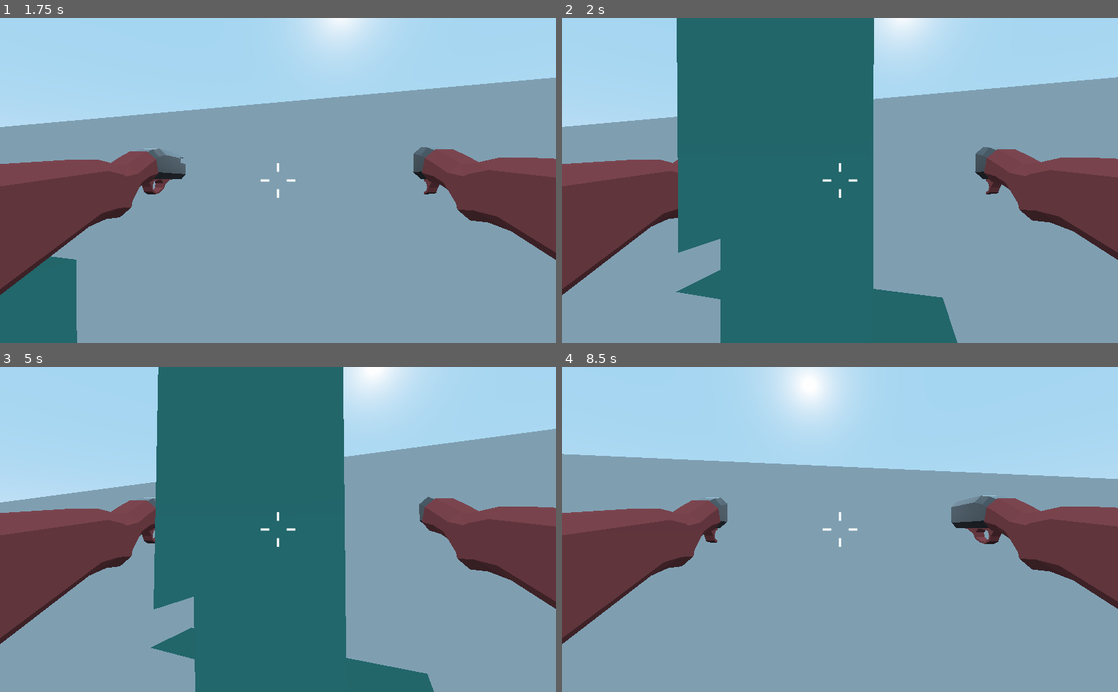
Above: before the commit, frames 1-4 (two rows, left to right).
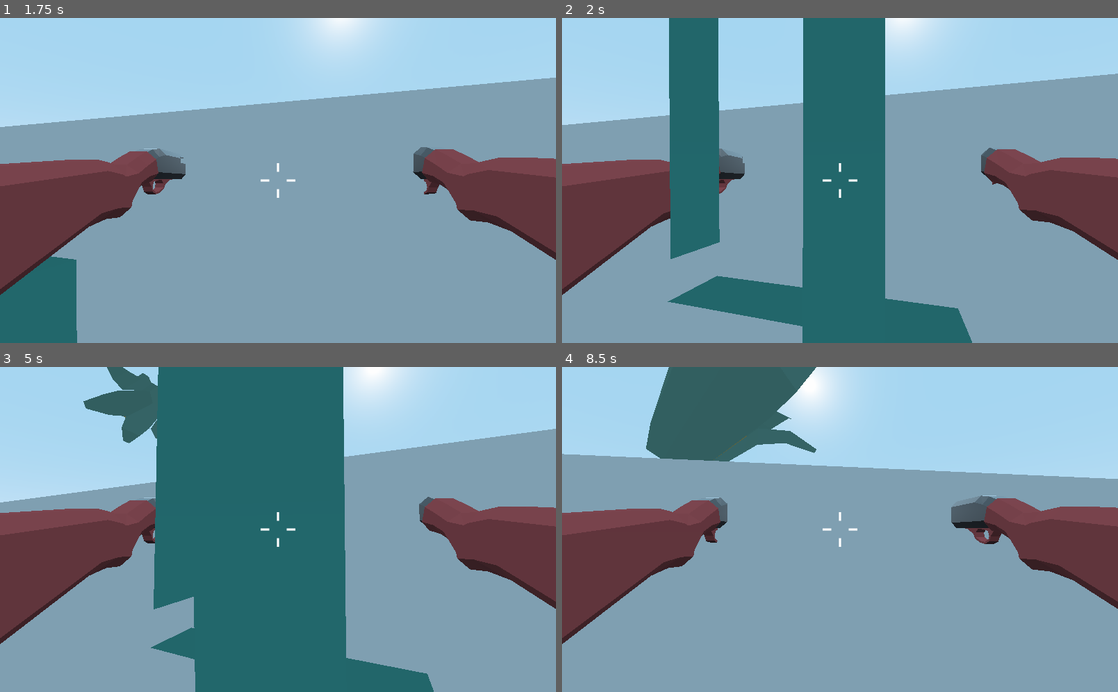
Above: after the commit, the same moments.

Repository: Heino25/Godot_project_2
Game: Godot game, scene res://Level/Level.tscn
Same seed, same stepped clock (60 frames per second), same inputs: the game is played once before the commit and once after it.
Inputs (mouse positions are in pixels of both pictures, inside the frame that each line leads up to):
- Up to frame 1 (1.75 s): move the mouse to (305, 180) at 0.52 s; hold W (forward) from 0.53 s (still down); click (305, 180) at 0.6 s; tap Enter at 1.25 s; move the mouse to (250, 180) at 1.27 s; click (250, 180) at 1.35 s
- Up to frame 2 (2 s): keep holding W (forward)
- Up to frame 3 (5 s): keep holding W (forward); move the mouse to (289, 523) at 2.02 s; click (289, 523) at 2.1 s; tap Space at 2.75 s; move the mouse to (272, 536) at 2.77 s; click (272, 536) at 2.85 s; tap Enter at 3.5 s; move the mouse to (316, 532) at 3.52 s; click (316, 532) at 3.6 s; move the mouse to (233, 526) at 4.27 s; click (233, 526) at 4.35 s
- Up to frame 4 (8.5 s): move the mouse to (845, 529) at 5.02 s; click (845, 529) at 5.1 s; move the mouse to (817, 523) at 5.77 s; release W (forward) at 5.78 s; hold D (right) 5.78-6.53 s; click (817, 523) at 5.85 s; tap Space at 6.5, 8 s; move the mouse to (867, 529) at 6.52 s; hold W (forward) from 6.53 s (still down); click (867, 529) at 6.6 s; tap Enter at 7.25 s; move the mouse to (812, 529) at 7.27 s; click (812, 529) at 7.35 s; move the mouse to (851, 523) at 8.02 s; click (851, 523) at 8.1 s

Frame 1 is identical in both runs. In frame 2, 18% of the frame differs, in the area x 0-100%, y 0-100%; in frame 3, 1.7%; in frame 4, 6.7%.

Commit message:
Vegetables

Diff:
--- /dev/null
+++ b/Level/Level.gd
@@ -0,0 +1,28 @@
+extends Spatial
+
+const VEGETABLE = preload("res://Level/Vegetable.tscn")
+
+func spawn_vegetable(pos,x,y,z):
+	var vegetable = VEGETABLE.instance()
+	var start_pos_name = "Positions/Start" + str(pos)
+	vegetable.add_force(Vector3(x,y,z),Vector3(0.1,0.2,0))
+	get_node(start_pos_name).add_child(vegetable)
+
+func _on_Timer1_timeout():
+	spawn_vegetable(1,0,1000,800)
+
+
+func _on_Timer2_timeout():
+	spawn_vegetable(2,900,1400,50)
+
+
+func _on_Timer3_timeout():
+	spawn_vegetable(3,150,1200,-100)
+
+
+func _on_Timer4_timeout():
+	spawn_vegetable(4,-950,1100,50)
+
+
+func _on_Timer5_timeout():
+	spawn_vegetable(5,600,1200,-100)
--- a/Level/Level.tscn
+++ b/Level/Level.tscn
@@ -7,11 +7,13 @@
 [ext_resource path="res://Trees/Tree4.tscn" type="PackedScene" id=5]
 [ext_resource path="res://VegetableHunter_Assets/World/grass_leafs.glb" type="PackedScene" id=6]
 [ext_resource path="res://Trees/Tree1.tscn" type="PackedScene" id=7]
+[ext_resource path="res://Level/Level.gd" type="Script" id=8]
 
 [sub_resource type="SpatialMaterial" id=1]
 albedo_color = Color( 0.188235, 0.760784, 0.152941, 1 )
 
 [node name="Level" type="Spatial"]
+script = ExtResource( 8 )
 
 [node name="Trees" type="Spatial" parent="."]
 
@@ -150,3 +152,47 @@
 
 [node name="Player" parent="." instance=ExtResource( 3 )]
 transform = Transform( 1, 0, 0, 0, 1, 0, 0, 0, 1, -0.066958, -0.101676, -0.0796179 )
+
+[node name="Timers" type="Node" parent="."]
+
+[node name="Timer1" type="Timer" parent="Timers"]
+autostart = true
+
+[node name="Timer2" type="Timer" parent="Timers"]
+wait_time = 1.2
+autostart = true
+
+[node name="Timer3" type="Timer" parent="Timers"]
+wait_time = 1.6
+autostart = true
+
+[node name="Timer4" type="Timer" parent="Timers"]
+wait_time = 1.5
+autostart = true
+
+[node name="Timer5" type="Timer" parent="Timers"]
+wait_time = 2.0
+autostart = true
+
+[node name="Positions" type="Node" parent="."]
+
+[node name="Start1" type="Position3D" parent="Positions"]
+transform = Transform( 1, 0, 0, 0, 1, 0, 0, 0, 1, 0.243225, 4.98857, -6.57172 )
+
+[node name="Start2" type="Position3D" parent="Positions"]
+transform = Transform( 1, 0, 0, 0, 1, 0, 0, 0, 1, -1.14655, 4.98857, -1.80521 )
+
+[node name="Start3" type="Position3D" parent="Positions"]
+transform = Transform( 1, 0, 0, 0, 1, 0, 0, 0, 1, -2.67729, 4.98857, -3.38327 )
+
+[node name="Start4" type="Position3D" parent="Positions"]
+transform = Transform( 1, 0, 0, 0, 1, 0, 0, 0, 1, 10.2657, 4.98857, -3.84123 )
+
+[node name="Start5" type="Position3D" parent="Positions"]
+transform = Transform( 1, 0, 0, 0, 1, 0, 0, 0, 1, 4.41511, 4.98857, -6.57172 )
+
+[connection signal="timeout" from="Timers/Timer1" to="." method="_on_Timer1_timeout"]
+[connection signal="timeout" from="Timers/Timer2" to="." method="_on_Timer2_timeout"]
+[connection signal="timeout" from="Timers/Timer3" to="." method="_on_Timer3_timeout"]
+[connection signal="timeout" from="Timers/Timer4" to="." method="_on_Timer4_timeout"]
+[connection signal="timeout" from="Timers/Timer5" to="." method="_on_Timer5_timeout"]
--- /dev/null
+++ b/Level/Vegetable.tscn
@@ -0,0 +1,16 @@
+[gd_scene load_steps=3 format=2]
+
+[ext_resource path="res://VegetableHunter_Assets/Vegetables/corn.glb" type="PackedScene" id=1]
+
+[sub_resource type="CapsuleShape" id=1]
+radius = 0.987577
+height = 2.07043
+
+[node name="Vegatable" type="RigidBody"]
+
+[node name="corn" parent="." instance=ExtResource( 1 )]
+transform = Transform( 12, 0, 0, 0, 12, 0, 0, 0, 12, 0, 0, 0 )
+
+[node name="CollisionShape" type="CollisionShape" parent="."]
+transform = Transform( 1, 0, 0, 0, -0.00726054, 0.999974, 0, -0.999974, -0.00726054, 0, 1.88625, 0 )
+shape = SubResource( 1 )
Not shown: 1 places in Level/Level.tscn that only renumber resources
